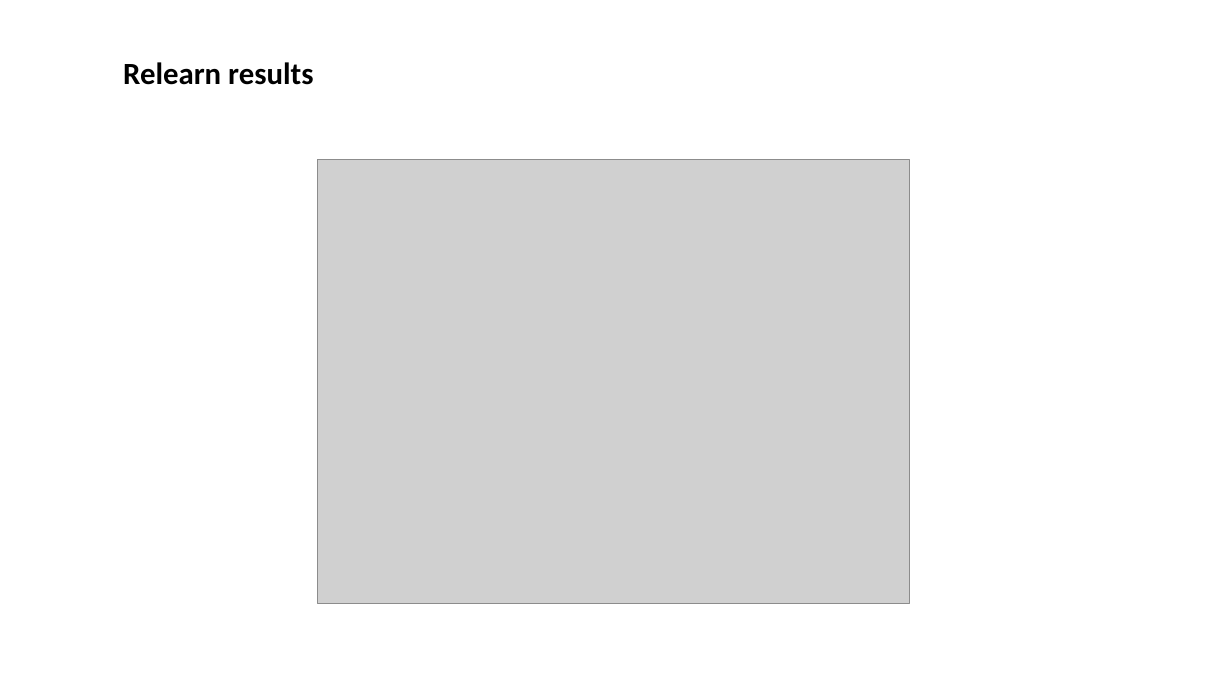
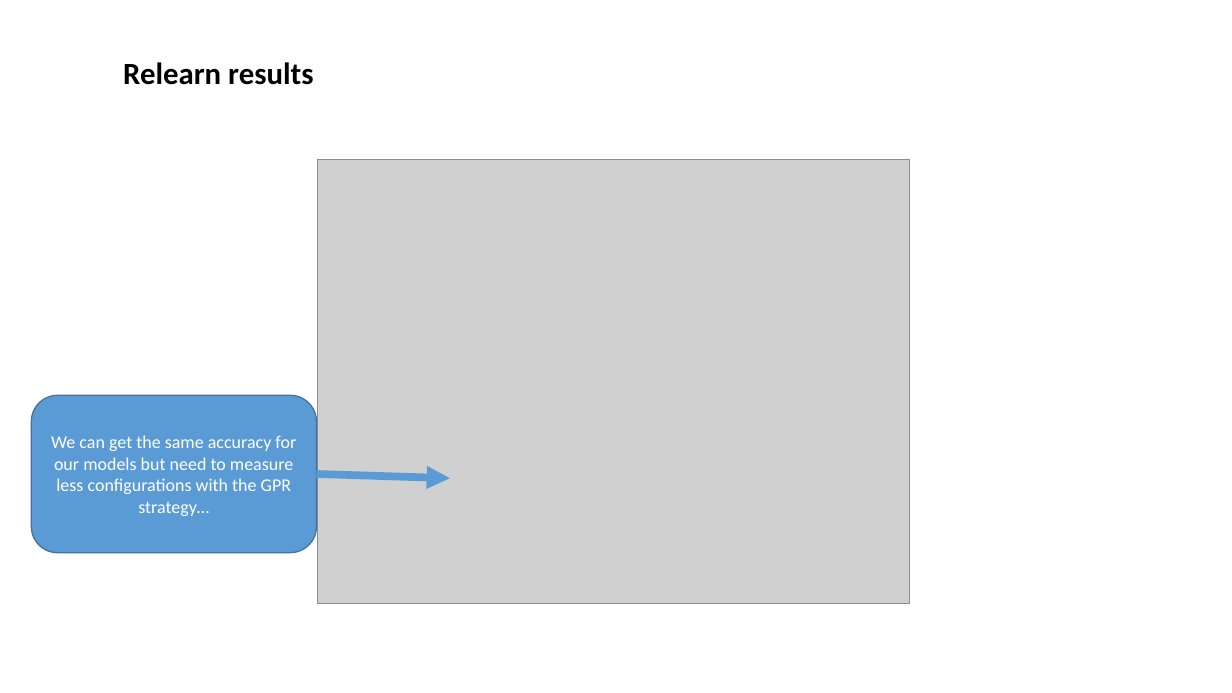
Before and after one commit to extra-p/extrap-gpr, a slide deck: slide 4 of Results.pptx (slide 3 before the commit). Drawn at 1232x693 pixels with LibreOffice and Linux fonts; fonts in the diff are those of the drawing; grey boxes stand for pictures. Boxes give left, top, right and bottom in pixels: in the first picture for what was removed or moved away, otherwise in the second. Text is boxed around its words. In the diff, an @@ line names an element or a change of style, - is before the commit and + after.

```diff
--- a/Results.pptx
+++ b/Results.pptx
@@ rounded rectangle added at (x1=31, y1=396, x2=317, y2=553), fill #5B9BD5, outline #43739E 1 pt, 14 pt, text #FFFFFF @@
+We can get the same accuracy for our models but need to measure less configurations with the GPR strategy…
@@ arrow added from (317, 474) to (450, 479), #5B9BD5 6 pt @@
```
Also in this commit, not shown: 1 other slide changed, 9 other files.
